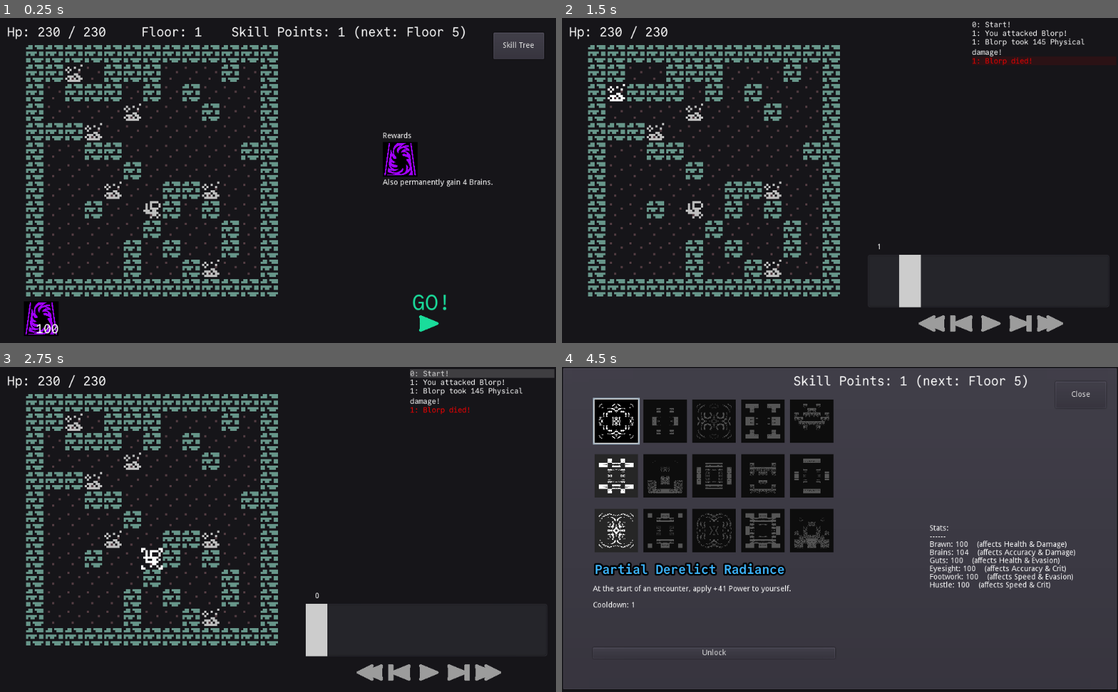
Above: before the commit, frames 1-4 (two rows, left to right).
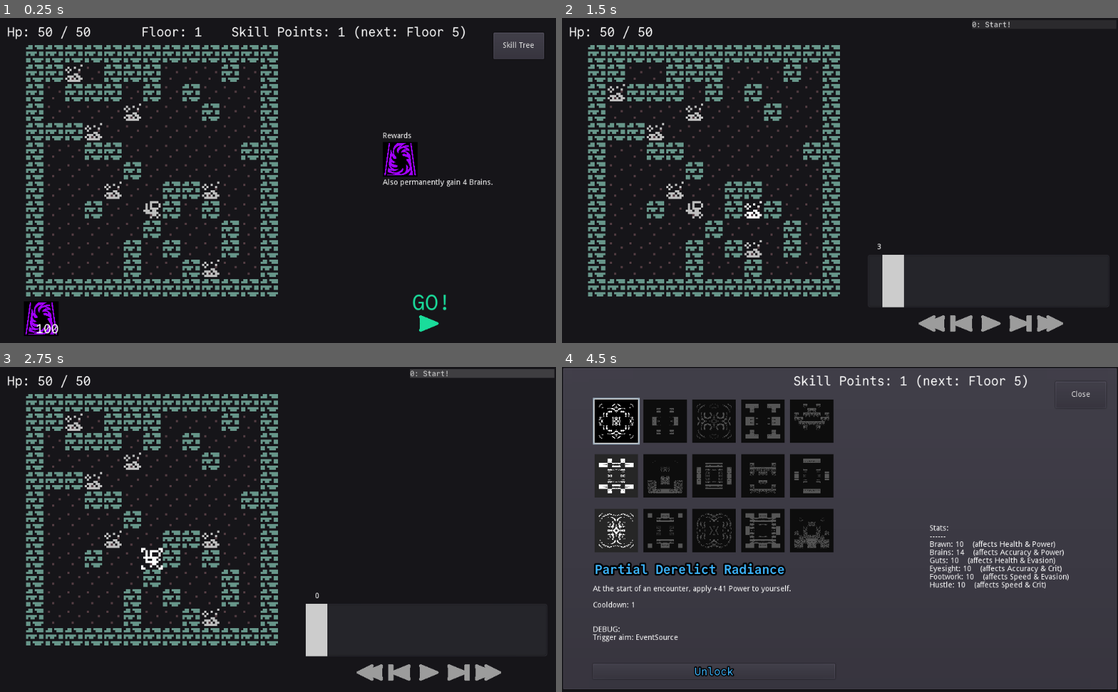
Above: after the commit, the same moments.

Repository: redxaxder/7DRL2024
Game: Godot game, scene res://main.tscn
The game is run twice, just before and just after one commit, with the same random seed, the same clock (stepped at 60 frames per second) and the same inputs.
Inputs (mouse positions are in pixels of both pictures, inside the frame that each line leads up to):
- Up to frame 1 (0.25 s): no input
- Up to frame 2 (1.5 s): click (990, 317) at 0.5 s; tap Enter (return) at 1.25 s; move the mouse to (840, 180) at 1.27 s; hold D (right) from 1.28 s (still down); hold Enter (return) from 1.28 s (still down); click (840, 180) at 1.42 s
- Up to frame 3 (2.75 s): release D (right) at 2 s; release Enter (return) at 2 s; click (483, 373) at 2.02 s
- Up to frame 4 (4.5 s): tap Space (toggle) at 2.75 s; move the mouse to (728, 545) at 2.77 s; hold S (down) 2.78-3.5 s; tap Enter (return) at 2.85 s; click "Skill Tree" at 3.5 s; click (617, 422) at 4.27 s

The runs differ from the first frame. In frame 1, 0.2% of the frame differs, in the area x 6-19%, y 2-7%; in frame 2, 2.1%, in the area x 6-94%, y 2-90%; in frame 3, 0.6%; in frame 4, 1.6%.

Commit message:
Adding trigger aim debug info to skill view.

Diff:
--- a/ViewSkillTree.gd
+++ b/ViewSkillTree.gd
@@ -195,6 +195,7 @@
 
 func update_unlock_button(skill: Skill):
 	$SkillTreeContainer/UnlockButton.visible = !unlocked_skills.has(skill.name) && is_available(skill) && num_skills_to_unlock > 0
+	$SkillTreeContainer/UnlockButton['custom_colors/font_color'] = skill.get_color()
 
 
 func get_skill(i: int, j: int) -> Skill:
--- a/ViewSkillTree.tscn
+++ b/ViewSkillTree.tscn
@@ -1,13 +1,20 @@
-[gd_scene load_steps=4 format=2]
+[gd_scene load_steps=6 format=2]
 
 [ext_resource path="res://ViewSkillTree.gd" type="Script" id=1]
 [ext_resource path="res://fonts/CommitMono-700-Regular.otf" type="DynamicFontData" id=2]
+[ext_resource path="res://fonts/CommitMono-400-Regular.otf" type="DynamicFontData" id=3]
 
 [sub_resource type="DynamicFont" id=1]
 size = 24
 outline_size = 3
 outline_color = Color( 0, 0, 0, 1 )
 font_data = ExtResource( 2 )
+
+[sub_resource type="DynamicFont" id=2]
+size = 20
+outline_size = 2
+outline_color = Color( 0, 0, 0, 1 )
+font_data = ExtResource( 3 )
 
 [node name="ViewSkillTree" type="Control"]
 script = ExtResource( 1 )
@@ -45,8 +52,8 @@
 [node name="ScrollContainer" type="ScrollContainer" parent="SkillTreeContainer"]
 margin_top = 88.0
 margin_right = 200.0
-margin_bottom = 188.0
-rect_min_size = Vector2( 200, 100 )
+margin_bottom = 218.0
+rect_min_size = Vector2( 200, 130 )
 size_flags_vertical = 3
 follow_focus = true
 scroll_horizontal_enabled = false
@@ -60,9 +67,10 @@
 scroll_following = true
 
 [node name="UnlockButton" type="Button" parent="SkillTreeContainer"]
-margin_top = 203.0
+margin_top = 233.0
 margin_right = 200.0
-margin_bottom = 223.0
+margin_bottom = 261.0
+custom_fonts/font = SubResource( 2 )
 text = "Unlock"
 
 [node name="Stats" type="RichTextLabel" parent="."]
--- a/data/actor_types.gd
+++ b/data/actor_types.gd
@@ -43,8 +43,8 @@
 
 const STATS = {
 	Type.Player: {
-#		"base": [10, 10, 10, 10, 10, 10],
-		"base": [100, 100, 100, 100, 100, 100],
+		"base": [10, 10, 10, 10, 10, 10],
+#		"base": [100, 100, 100, 100, 100, 100],
 		Stat.Kind.Health: 30,
 		 },
 	Type.Gazer: {
--- a/data/combat_model/StatBlock.gd
+++ b/data/combat_model/StatBlock.gd
@@ -42,8 +42,8 @@
 func footwork(): return get_modified_stat(Stat.Kind.Footwork)
 func hustle(): return get_modified_stat(Stat.Kind.Hustle)
 
-func brawn_desc(): return "affects Health & Damage"
-func brains_desc(): return "affects Accuracy & Damage"
+func brawn_desc(): return "affects Health & Power"
+func brains_desc(): return "affects Accuracy & Power"
 func guts_desc(): return "affects Health & Evasion"
 func eyesight_desc(): return "affects Accuracy & Crit"
 func footwork_desc(): return "affects Speed & Evasion"
--- a/data/consumables/Consumables.gd
+++ b/data/consumables/Consumables.gd
@@ -6,8 +6,6 @@
 signal consume_health
 # warning-ignore:unused_signal
 signal consume_invisibility
-
-export var health_potion_amount = 25
 
 export var stat_reward_increase = 4
 
@@ -25,7 +23,7 @@
 	},
 	"health": {
 		"name": "Health Potion",
-		"description": "Heal {0} health.".format([health_potion_amount]),
+		"description": "Heal 30% HP.",
 		"sprite": preload("res://graphics/consumables/heart-bottle.svg"),
 		"color": Color("#00ca67"),
 		"start_count": 0
--- a/data/skills/Ability.gd
+++ b/data/skills/Ability.gd
@@ -253,6 +253,17 @@
 	if dict.cooldown != "":
 		text += dict.cooldown
 
+
+	# DEBUG
+	var debug = true
+	if debug:
+		text += "\n"
+		text += "\n"
+		text += "DEBUG:\n"
+		text += "Trigger aim: {0}\n".format([
+			SkillsCore.TriggerAim.keys()[activation.trigger_aim]
+		])
+
 	return text
 
 
--- a/main.gd
+++ b/main.gd
@@ -96,7 +96,7 @@
 	var max_hp = player_stats.max_hp()
 	player_hp = int(min(
 		max_hp,
-		player_hp + get_node("%ConsumablesContainer").health_potion_amount
+		player_hp + max_hp * 0.3
 	))
 	make_encounter(current_encounter_seed)
 
